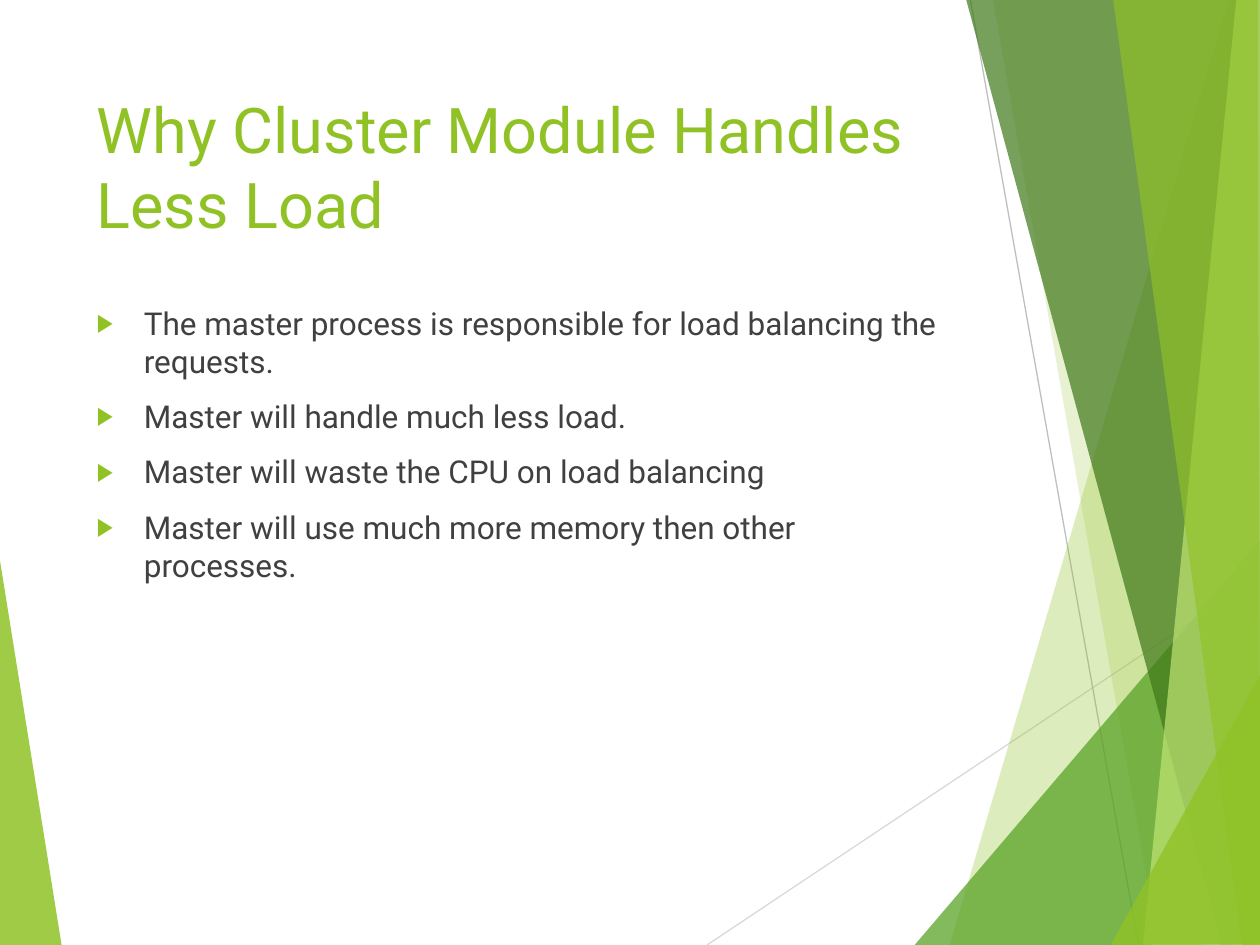
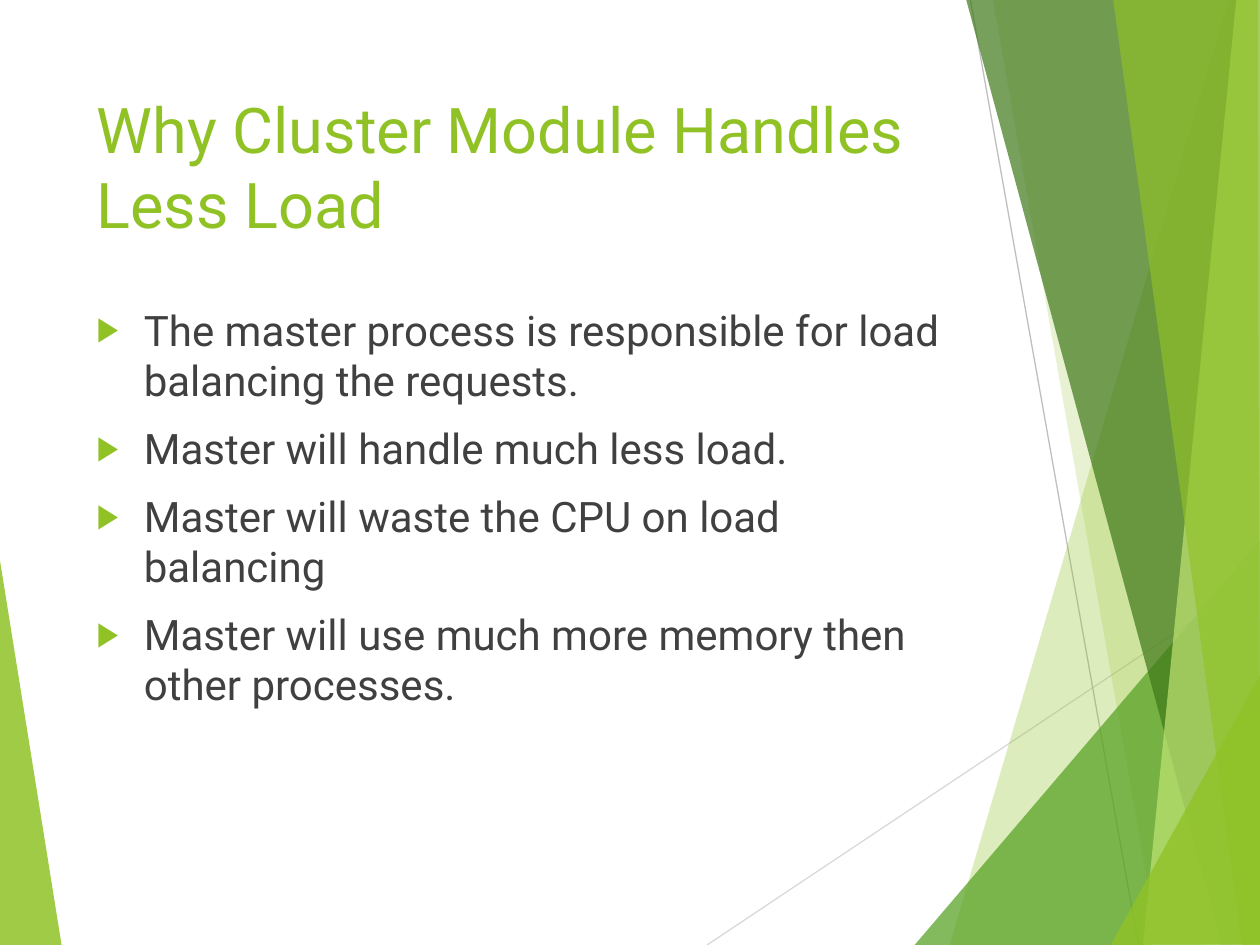
Before and after one commit to tamartwe/ijs_munich, a slide deck: slide 38 of node_js_performance/nodejs_performance/NodeJs_Performance.pptx (slide 35 before the commit). Drawn at 1260x945 pixels with LibreOffice and Linux fonts; fonts in the diff are those of the drawing. Boxes give left, top, right and bottom in pixels: in the first picture for what was removed or moved away, otherwise in the second. Text is boxed around its words. In the diff, an @@ line names an element or a change of style, - is before the commit and + after.

```diff
--- a/node_js_performance/nodejs_performance/NodeJs_Performance.pptx
+++ b/node_js_performance/nodejs_performance/NodeJs_Performance.pptx
@@ text "The master process is responsible ..." at (144, 314, 939, 709): size 18 to 24 pt @@
```
Also in this commit, not shown: 17 other slides changed, 3 slides added, 13 other files.
